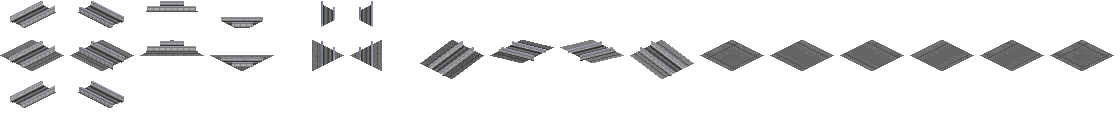
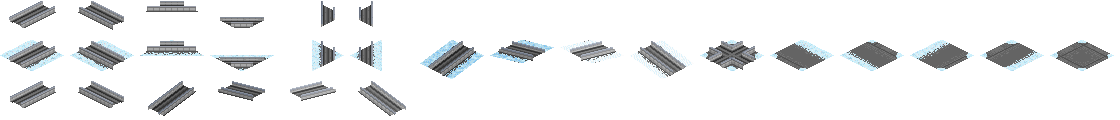
Before/after of a 1120×120 layered artwork. What changed in the layer stack:
moved "SC Maglev" above "Snow" over [9, 17, 756, 116]
renamed "Layer 3" to "Layer 8", painted on it over [9, 17, 756, 116]
showed group "Snow" (6 layers) over [0, 29, 1114, 114]
